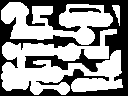
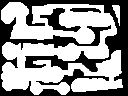
Two versions of the same layered image (128 x 96). Layer-by-layer changes:
painted on "Layer" over (44, 4, 117, 61)
